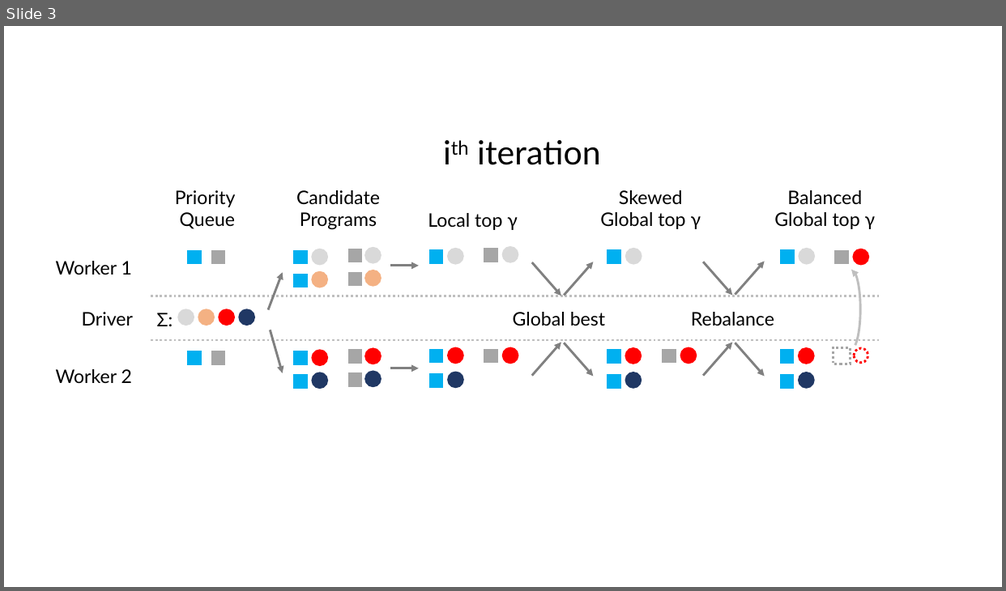
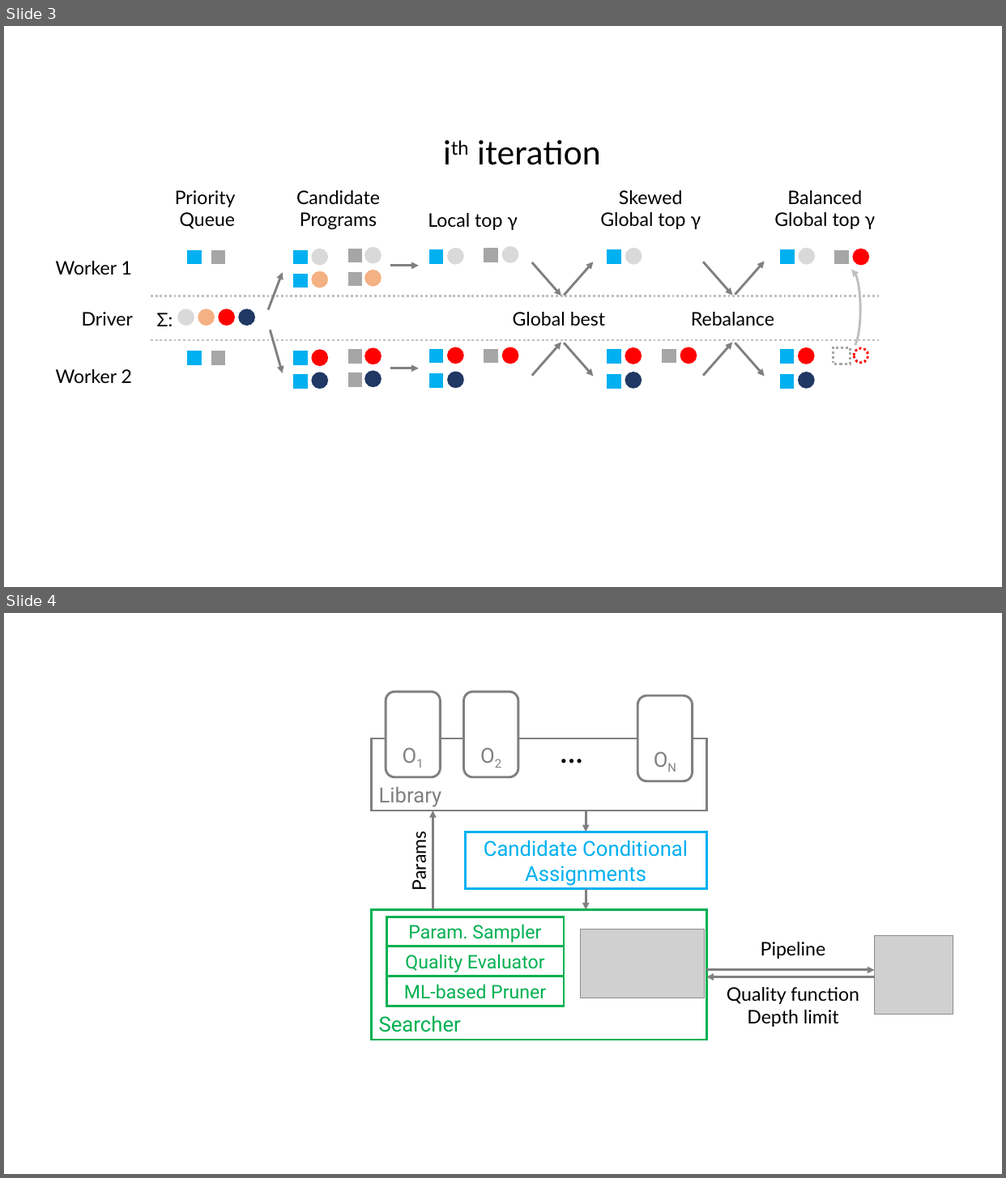
Before and after one commit to sjyk/alphaclean-paper, a slide deck: figures/figs.pptx. Shown one above the other, each under a label of ours: slide 3 before the commit, slides 3 and 4 after it. The pictures are 1006x591 and 1006x1178 pixels, drawn with LibreOffice and Linux fonts; fonts in the diff are those of the drawing; grey boxes stand for pictures. Boxes give left, top, right and bottom in pixels: in the first picture for what was removed or moved away, otherwise in the second. Text is boxed around its words. In the diff, an @@ line names an element or a change of style, - is before the commit and + after.

```diff
--- a/figures/figs.pptx
+++ b/figures/figs.pptx
@@ slide 4 added at bbox=[4, 613, 1002, 1174], background #FFFFFF @@
@@ group added at bbox=[386, 692, 692, 781]: 3 rounded rectangles, 1 text @@
+O1
+O2
+ON
+...
@@ rectangle added at bbox=[372, 739, 707, 811], fill #FFFFFF, outline #808080 2.25 pt, 20 pt, text #808080 @@
+Library
@@ arrow added from (433, 910) to (433, 811), #808080 2.25 pt @@
@@ arrow added from (586, 811) to (586, 833), #808080 2.25 pt @@
@@ text added at bbox=[407, 837, 430, 889], 18 pt, text #000000 @@
+Params
@@ rectangle added at bbox=[465, 833, 707, 889], fill #FFFFFF, outline #00B0F0 2.25 pt, 20 pt, text #00B0F0 @@
+Candidate Conditional Assignments
@@ arrow added from (586, 889) to (586, 910), #808080 2.25 pt @@
@@ rectangle added at bbox=[372, 910, 707, 1041], outline #00B050 2.25 pt, 20 pt, text #00B050 @@
+Searcher
@@ rectangle added at bbox=[386, 917, 564, 947], fill #FFFFFF, outline #00B050 2.25 pt, 18 pt, text #00B050 @@
+Param. Sampler
@@ rectangle added at bbox=[386, 947, 564, 977], fill #FFFFFF, outline #00B050 2.25 pt, 18 pt, text #00B050 @@
+Quality Evaluator
@@ picture added at bbox=[581, 929, 705, 998] @@
@@ text added at bbox=[761, 942, 825, 959], 18 pt, text #000000 @@
+Pipeline
@@ picture added at bbox=[875, 935, 953, 1014] @@
@@ rectangle added at bbox=[386, 977, 564, 1007], fill #FFFFFF, outline #00B050 2.25 pt, 18 pt, text #00B050 @@
+ML-based Pruner
@@ arrow added from (707, 970) to (875, 970), #808080 2.25 pt @@
@@ arrow added from (875, 977) to (707, 977), #808080 2.25 pt @@
@@ text added at bbox=[727, 987, 859, 1027], 18 pt, text #000000 @@
+Quality function
+Depth limit
```
Also in this commit, not shown: 4 other files.
